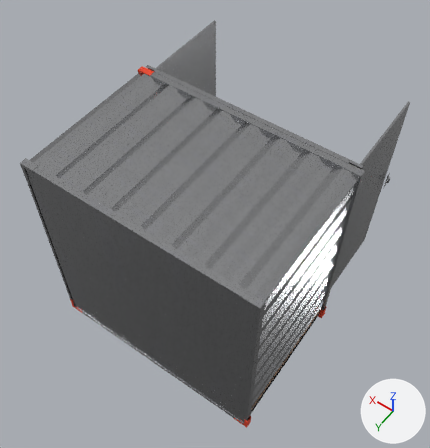
An edit to the glTF model 3M_opened.glb, drawn before and after from the same camera.
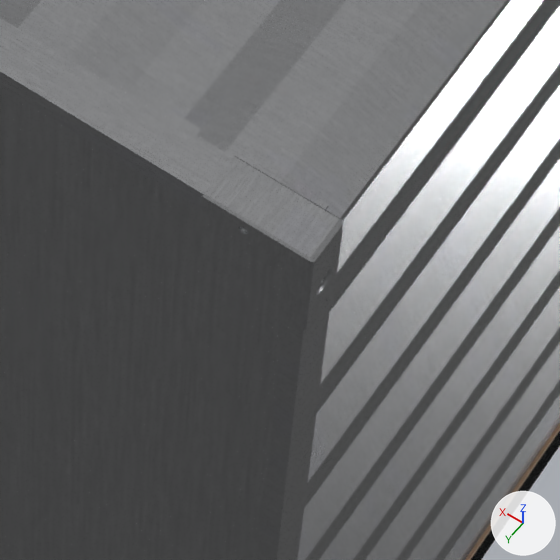
The first picture shows the older version from a camera (50 mm lens) standing at (-21.1, 25.8, 57.6) and looking at (0.3, -4.2, 10.5). The close-ups show the older and then the newer version on the part from 48% to 70% of the width and 59% to 80% of the height of that picture. Only the edits that show in the close-ups are written down. Lighting does not change. The marker at lower right points along +X, +Y and +Z. Where no turn or scale is listed for an object, it has been applied to the vertices.

In view in the first close-up: 'Cube.003', 'Cube.007', 'backRim', 'corner.004', 'floor', 'floor.001', 'leftWall', 'roof' and 1 more.
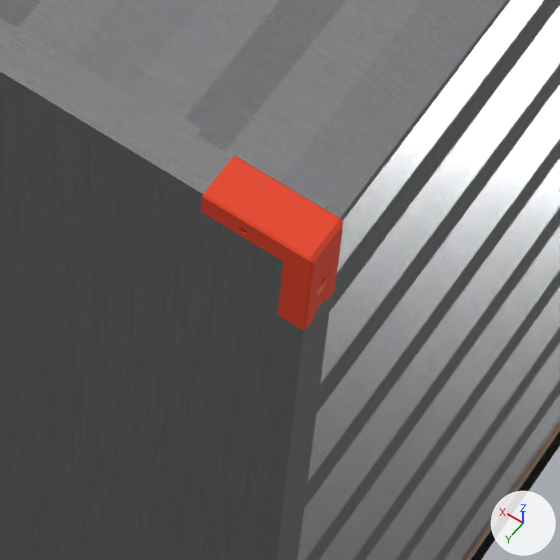
Pixel boxes [x1, y1, x2, y2] of what changed, in the close-ups (560 x 560 px):
'corner.004', recoloured
    both: [201, 156, 343, 330]

Patch to the scene script:
```diff
--- a/3M_opened.glb.py
+++ b/3M_opened.glb.py
@@ me_mesh_066 @@
 me_mesh_066.from_pydata(...)  # 298 vertices, 632 faces; spans x -0.35..1.14, y -0.34..0.34, z -0.97..0.62
-me_mesh_066.materials.append(mat_poliigon_metalsteelbrushed_7174_1k)
+me_mesh_066.materials.append(mat_boxado_primary)  # red #e73f19
```
